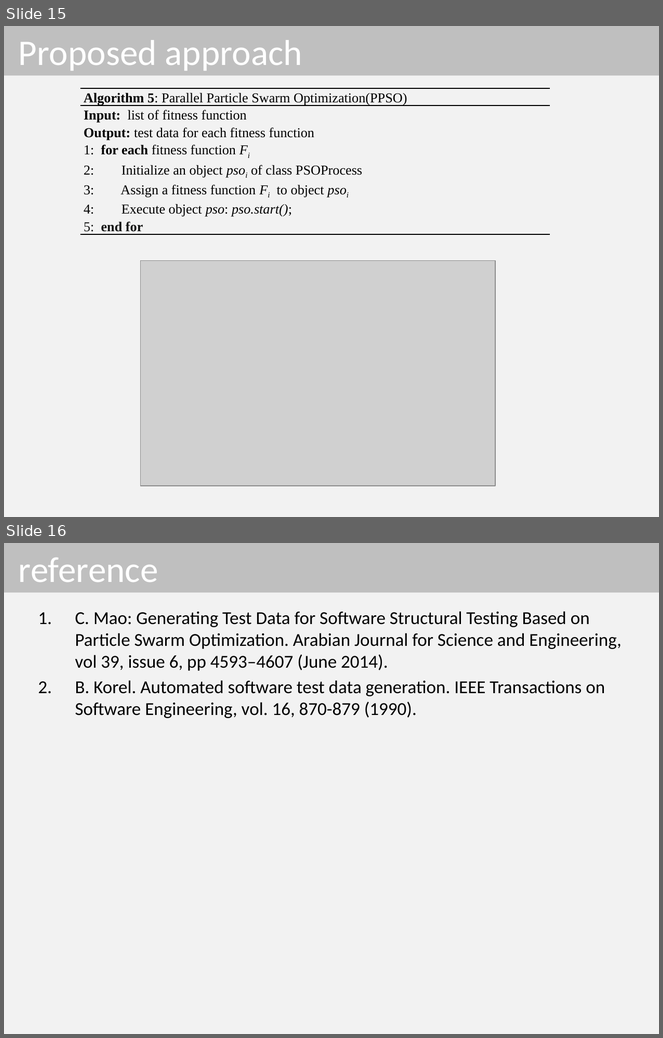
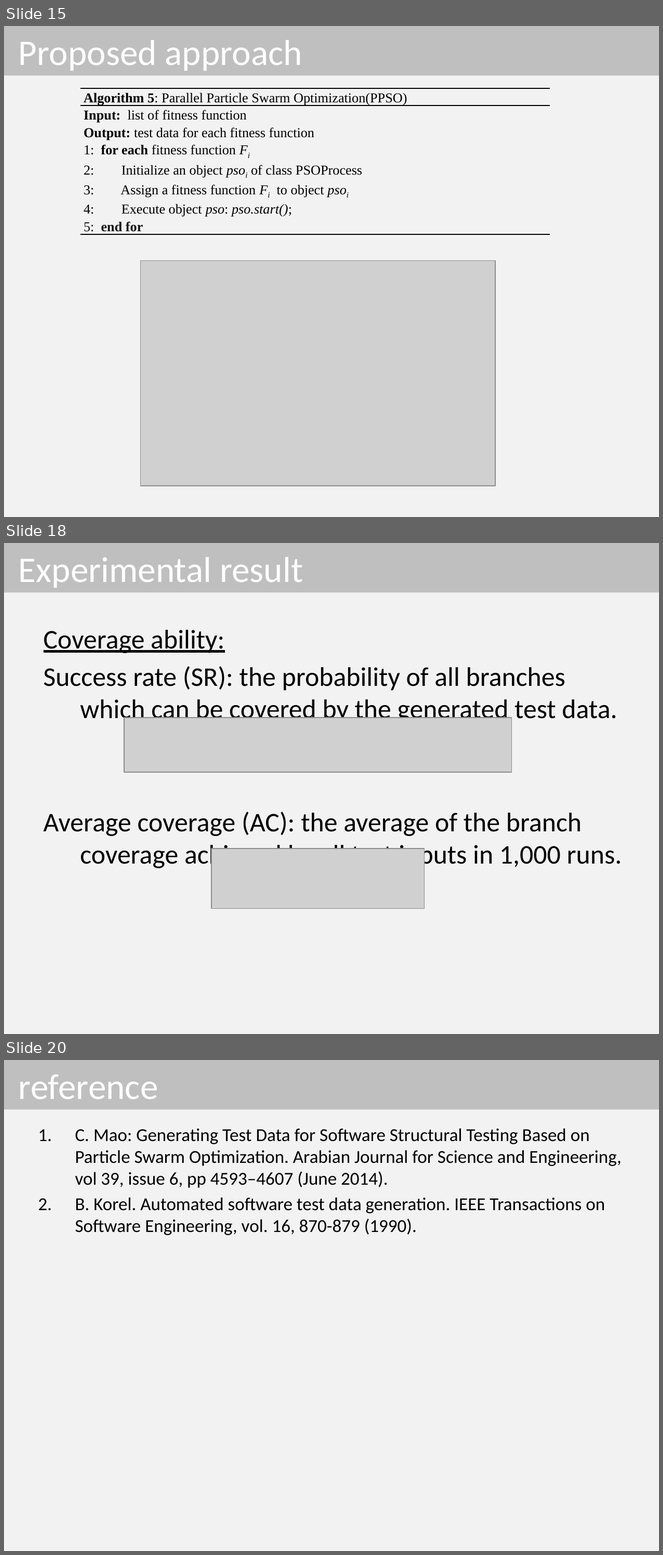
Before and after one commit to dinhngocthi/GAsource, a slide deck: CFT4CUnitSrc/src/report/PPSO_Presentation.pptx. Shown one above the other, each under a label of ours: slides 15 and 16 before the commit, slides 15, 18 and 20 after it; the slides between them are not shown. The pictures are 663x1038 and 663x1555 pixels, drawn with LibreOffice and Linux fonts; fonts in the diff are those of the drawing; grey boxes stand for pictures. Boxes give left, top, right and bottom in pixels: in the first picture for what was removed or moved away, otherwise in the second. Text is boxed around its words. In the diff, an @@ line names an element or a change of style, - is before the commit and + after.

```diff
--- a/CFT4CUnitSrc/src/report/PPSO_Presentation.pptx
+++ b/CFT4CUnitSrc/src/report/PPSO_Presentation.pptx
@@ slide 18 added at (x1=4, y1=543, x2=659, y2=1034), background #F2F2F2 @@
@@ title added at (x1=4, y1=543, x2=659, y2=593), fill #BFBFBF, 39.6 pt, text #FFFFFF @@
+Experimental result
@@ text added at (x1=44, y1=630, x2=622, y2=870), 29.6 pt, text #000000 @@
+Coverage ability:
+Success rate (SR): the probability of all branches which can be covered by the generated test data.
+Average coverage (AC): the average of the branch coverage achieved by all test inputs in 1,000 runs.
@@ picture added at (x1=124, y1=718, x2=512, y2=772) @@
@@ picture added at (x1=211, y1=849, x2=425, y2=909) @@
@@ what was slide 16 is now slide 20 @@
```
Also in this commit, not shown: 3 other slides added, 1 other file.
